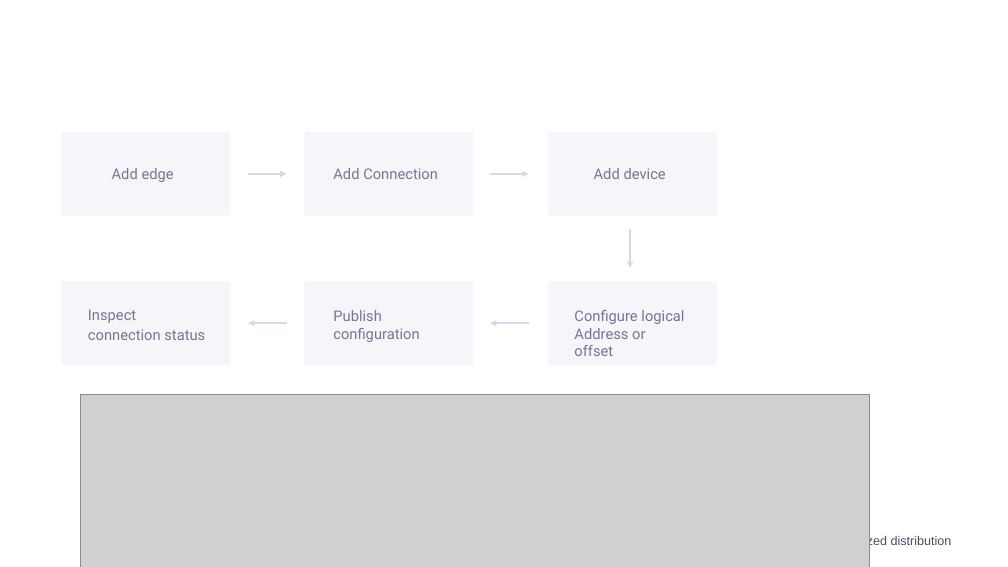
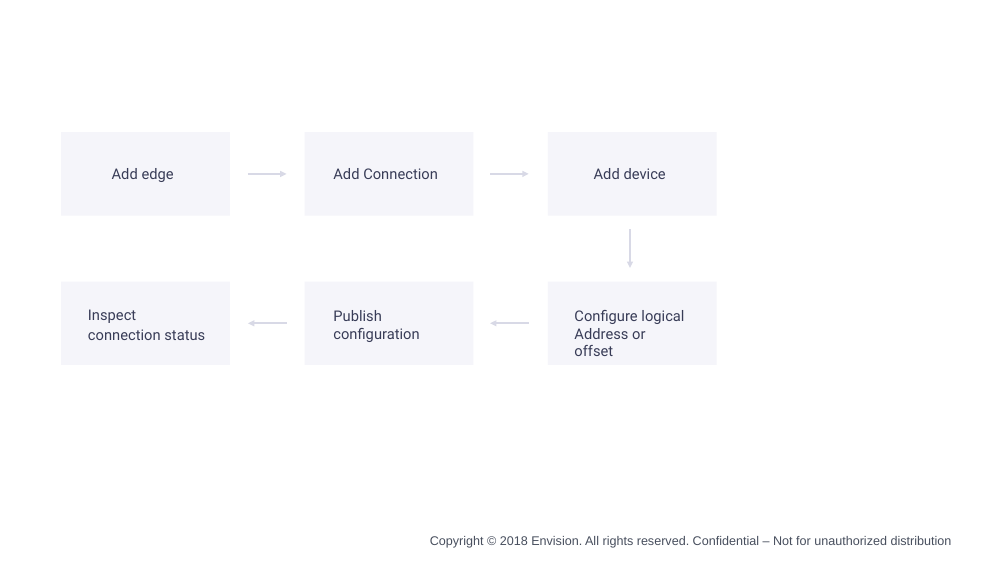
Before and after one commit to EnvisionDoc/enos_edge_en, a slide deck: slide 1 of media/edge.pptx. Drawn at 1008x567 pixels with LibreOffice and Linux fonts; fonts in the diff are those of the drawing; grey boxes stand for pictures; background and template pictures are left out. Boxes give left, top, right and bottom in pixels: in the first picture for what was removed or moved away, otherwise in the second. Text is boxed around its words. In the diff, an @@ line names an element or a change of style, - is before the commit and + after.

```diff
--- a/media/edge.pptx
+++ b/media/edge.pptx
@@ text colour #737794 to #383C57 in 6 elements at [333, 168, 438, 179], [594, 168, 666, 179], [333, 310, 419, 342], [112, 168, 174, 182], [88, 309, 205, 340], [574, 310, 684, 356] @@
@@ picture removed at [81, 395, 870, 567] @@
```
Also in this commit, not shown: 21 other files.
